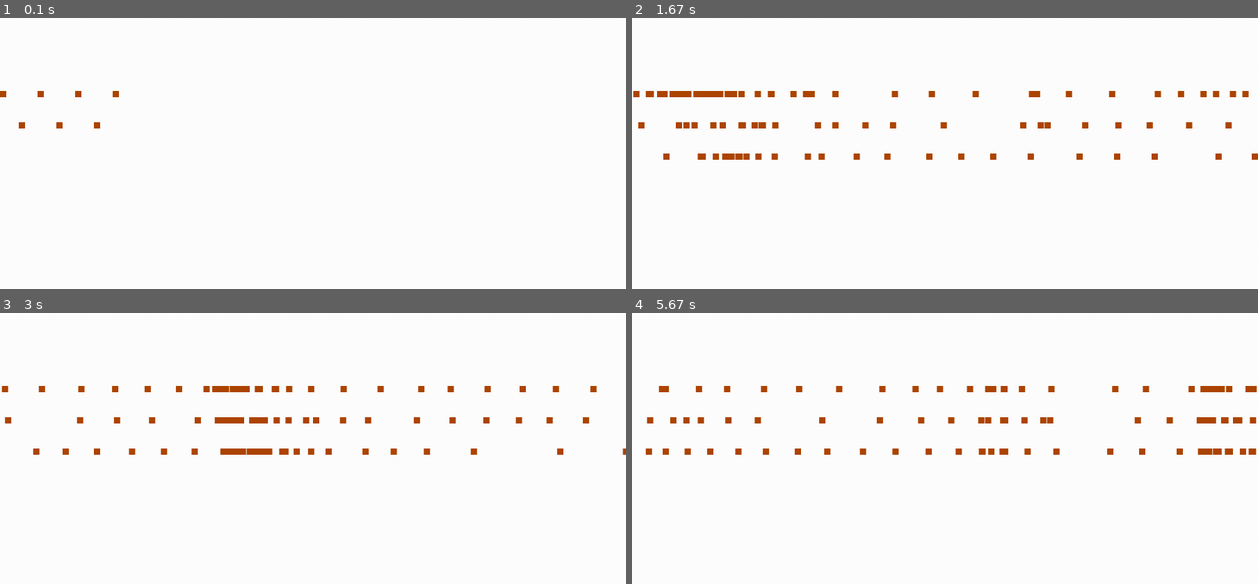
Above: before the commit, frames 1-4 (two rows, left to right).
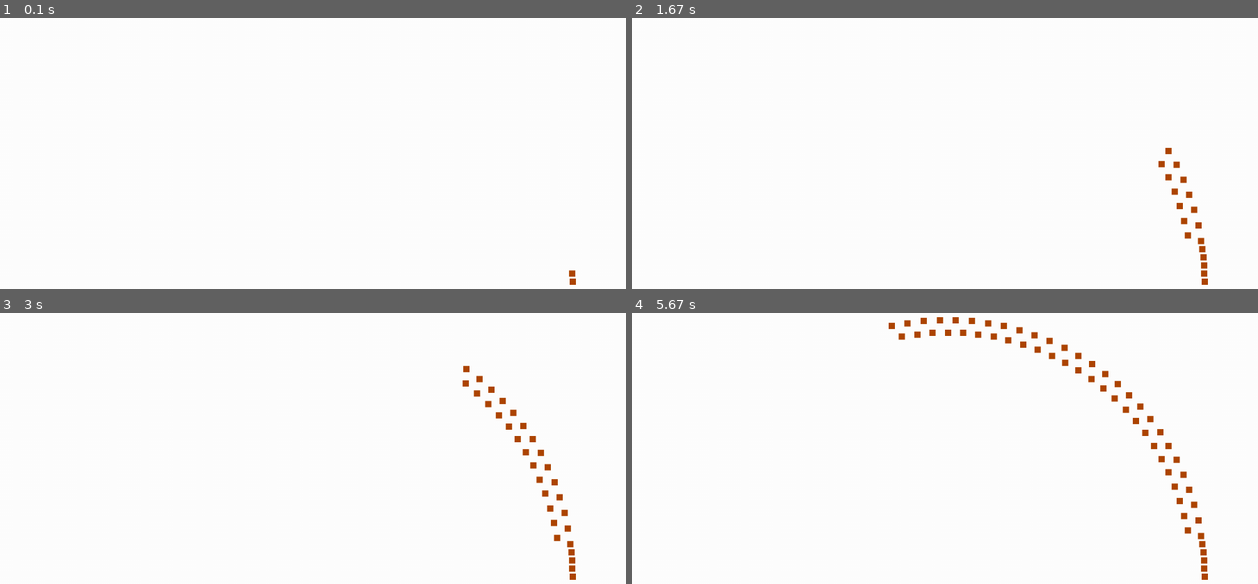
Above: after the commit, the same moments.

Repository: atonderski/TrafficMadness
Game: pygame game, started from traffic_madness/main.py
The game is run twice, just before and just after one commit, with the same random seed, the same clock (stepped at 60 frames per second) and the same inputs.
Inputs:
- Up to frame 1 (0.1 s): no input
- Up to frame 2 (1.67 s): no input
- Up to frame 3 (3 s): no input
- Up to frame 4 (5.67 s): no input

The runs differ from the first frame. In frame 1, 0.2% of the frame differs, in the area x 0-92%, y 26-99%; in frame 2, 2.5%; in frame 3, 2.6%; in frame 4, 3.5%, in the area x 2-100%, y 1-99%.

Commit message:
Project track to a circle :)

Diff:
--- a/traffic_madness/config.py
+++ b/traffic_madness/config.py
@@ -3,9 +3,9 @@
 class Config():
     def __init__(self):
         # track properties
-        self.speed_limit = 30
+        self.speed_limit = 5
         self.track_length = 1000
-        self.max_num_cars = 100
+        self.max_num_cars = 1000
         self.buffer_length = 3
         # car properties
         self.acceleration = 4.3
--- a/traffic_madness/drawer/pygame_drawer.py
+++ b/traffic_madness/drawer/pygame_drawer.py
@@ -1,5 +1,7 @@
+import math
+import sys
+
 import pygame
-import sys
 
 from traffic_madness.drawer import Drawer
 
@@ -12,14 +14,14 @@
 
         # Clock used to for update
         self.clock = pygame.time.Clock()
-        self.fps = 60
+        self.fps = 10
 
         # Car constants for painting
         self.CAR_COLOR = pygame.Color(175, 70, 2, 255)
         self.CAR_SIZE = 10
 
         self.LANE_WIDTH = round(float(resolution[0]) / self.track.track_length)
-        self.LANE_HEIGHT = resolution[1]/2.
+        self.LANE_HEIGHT = resolution[1] / 2.
 
         # Paint the screen
         self.screen.blit(self.bg_surface, (0, 0))
@@ -36,7 +38,6 @@
         bg_surface.fill(BG_COLOR)
         return screen, bg_surface
 
-
     def event_loop(self):
         for event in pygame.event.get():
             if event.type == pygame.QUIT:
@@ -48,13 +49,18 @@
                     pygame.display.quit()
                     pygame.quit()
                     sys.exit()
+
     def update(self, cars):
         self.event_loop()
-        car_rects = [pygame.Rect(car.position,
-                                 200 + 50 * car.lane,
-                                 self.CAR_SIZE,
-                                 self.CAR_SIZE)
-                     for car in cars]
+
+        def _rect_from_car(car):
+            r = 350 + 20 * (self.track.num_lanes - car.lane)
+            theta = -car.position * 2*math.pi / self.track.track_length
+            x = 500 + r * math.cos(theta)
+            y = 500 + r * math.sin(theta)
+            return pygame.Rect(x, y, self.CAR_SIZE, self.CAR_SIZE)
+
+        car_rects = [_rect_from_car(car) for car in cars]
 
         self.screen.blit(self.bg_surface, (0, 0))
 
Not shown, changed: Pipfile
Not shown, changed: todo.txt
Not shown, changed: Pipfile.lock
